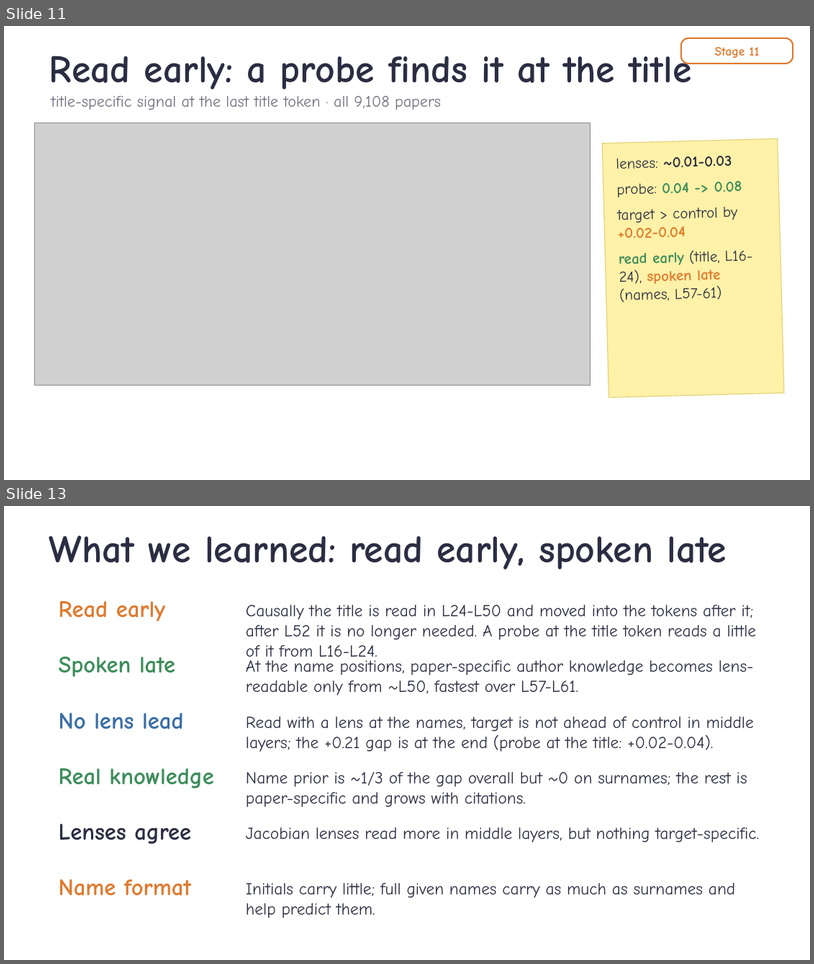
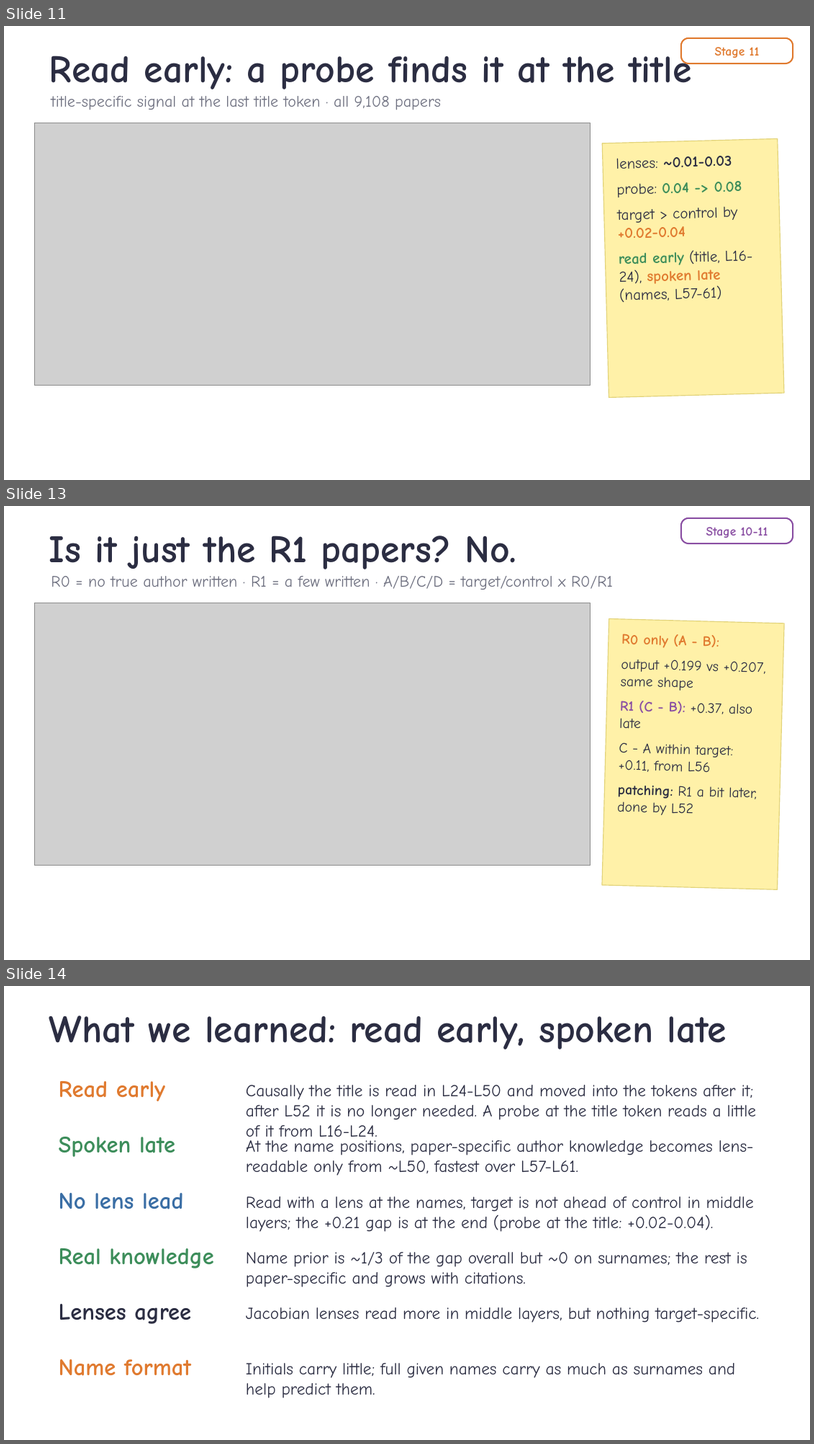
Before and after one commit to ZhiQ1/jlens-authorship-recall, a slide deck: experiment_files/351_stage10/reports/talk/Stage10_author_readout_talk.pptx. Shown one above the other, each under a label of ours: slides 11 and 13 before the commit, slides 11, 13 and 14 after it; the slides between them are not shown. The pictures are 814x964 and 814x1444 pixels, drawn with LibreOffice and Linux fonts; fonts in the diff are those of the drawing; grey boxes stand for pictures; background and template pictures are left out. Boxes give left, top, right and bottom in pixels: in the first picture for what was removed or moved away, otherwise in the second. Text is boxed around its words. In the diff, an @@ line names an element or a change of style, - is before the commit and + after.

Commit message:
R0/R1 stratified analysis (Stage 10/11, CPU); deck v8; combined Stage 1-11 report sources

```diff
--- a/experiment_files/351_stage10/reports/talk/Stage10_author_readout_talk.pptx
+++ b/experiment_files/351_stage10/reports/talk/Stage10_author_readout_talk.pptx
@@ slide 13 added at (x1=4, y1=506, x2=810, y2=960), background picture (left out) @@
@@ rounded rectangle added at (x1=682, y1=518, x2=793, y2=543), fill #FFFFFF, outline #8A4FA3 1.75 pt, 15 pt, text #8A4FA3, bold @@
+Stage 10-11
@@ text added at (x1=49, y1=536, x2=517, y2=569), 46 pt, text #2B2D42, bold @@
+Is it just the R1 papers? No.
@@ text added at (x1=51, y1=576, x2=613, y2=590), 19 pt, text #6E7080 @@
+R0 = no true author written · R1 = a few written · A/B/C/D = target/control x R0/R1
@@ picture added at (x1=34, y1=602, x2=591, y2=865) @@
@@ rectangle added at (x1=602, y1=619, x2=784, y2=889), fill #FFF1A8, outline #E2D37A 1 pt, 17 pt, text #2B2D42 @@
+R0 only (A - B):
+output +0.199 vs +0.207, same shape
+R1 (C - B): +0.37, also late
+C - A within target: +0.11, from L56
+patching: R1 a bit later, done by L52
@@ what was slide 13 is now slide 14 @@
```
Also in this commit, not shown: 1 slide changed, 1 other slide added, 14 other files.
